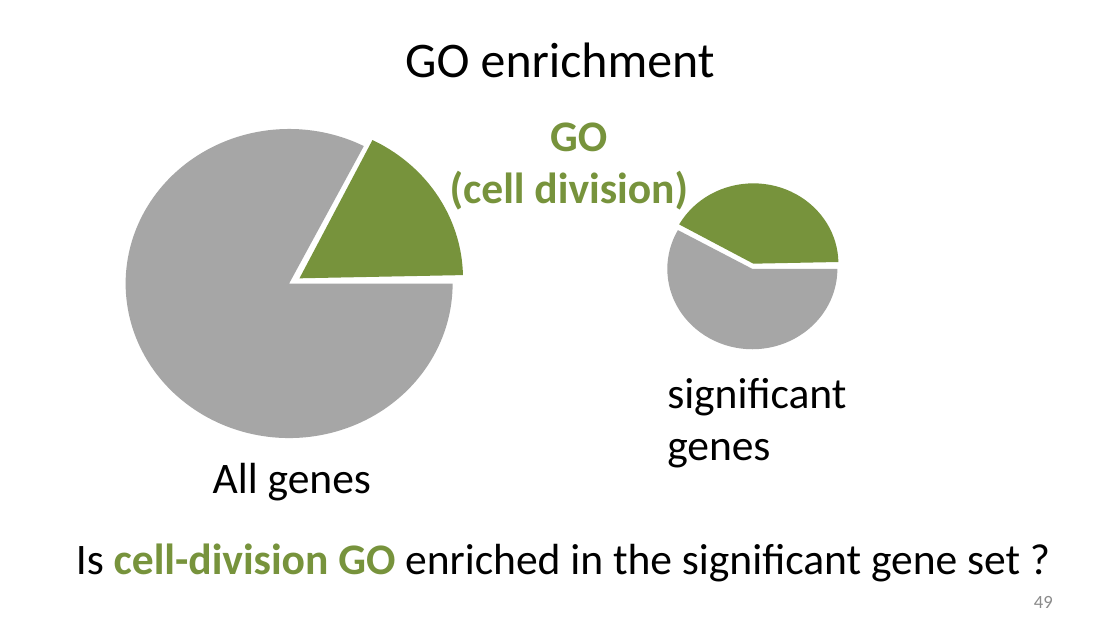
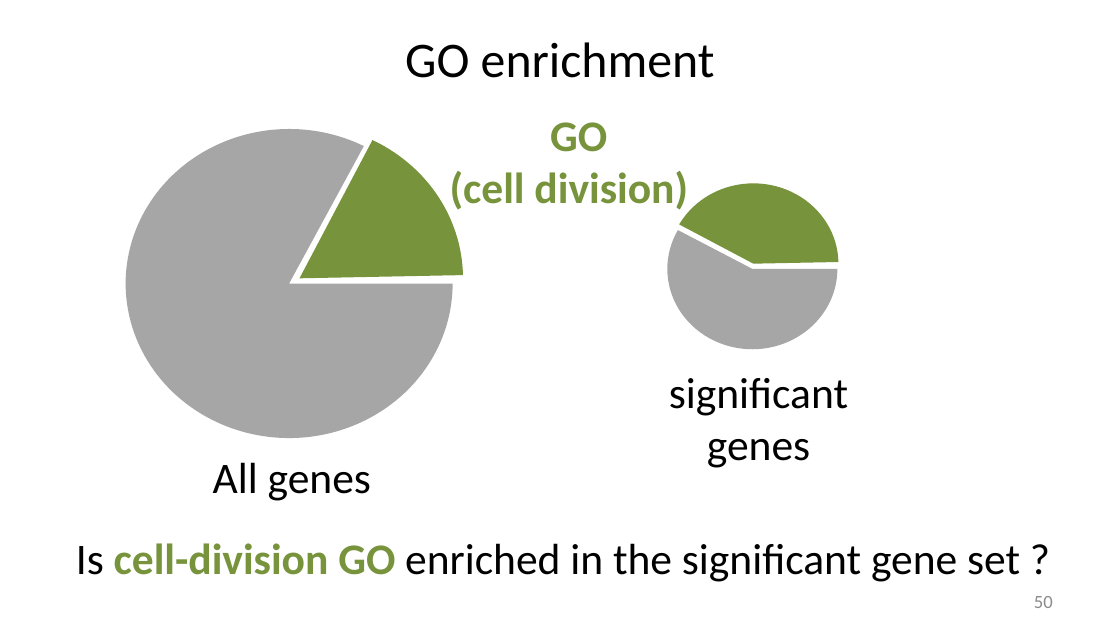
Before and after one commit to liu3zhenlab/teaching, a slide deck: slide 50 of RNA-Seq-Workshop/2026/lectures/IGF26_RNA-seq.pptx (slide 49 before the commit). Drawn at 1120x630 pixels with LibreOffice and Linux fonts; fonts in the diff are those of the drawing. Boxes give left, top, right and bottom in pixels: in the first picture for what was removed or moved away, otherwise in the second. Text is boxed around its words. In the diff, an @@ line names an element or a change of style, - is before the commit and + after.

```diff
--- a/RNA-Seq-Workshop/2026/lectures/IGF26_RNA-seq.pptx
+++ b/RNA-Seq-Workshop/2026/lectures/IGF26_RNA-seq.pptx
@@ text "significant" at (669,378,848,468): alignment left to centre @@
@@ page number at (1034,596,1053,608): text changed @@
-49
+50
```
Also in this commit, not shown: 2 other slides changed, 1 slide added.
